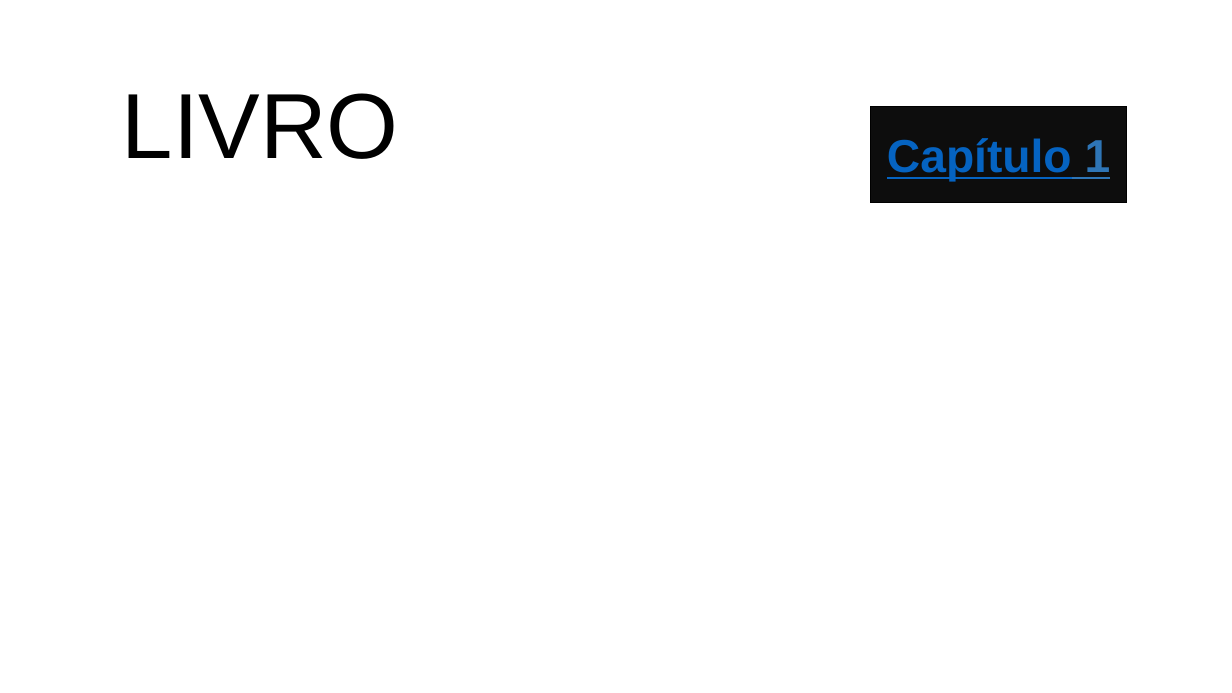
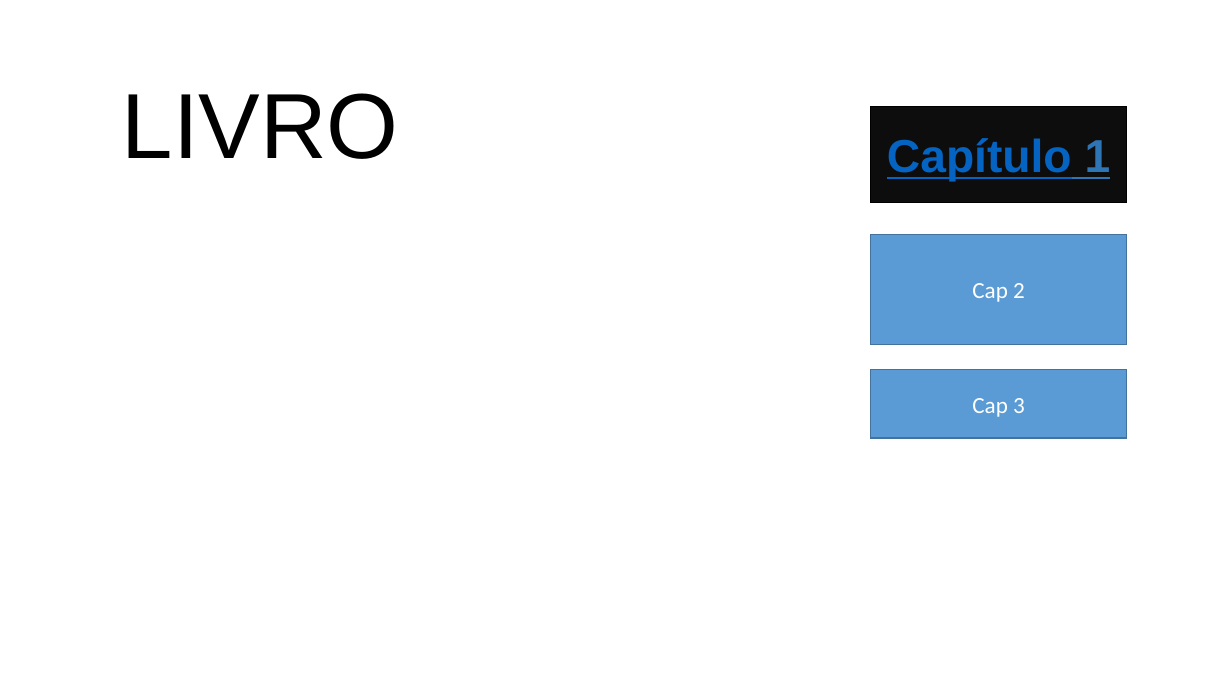
Before and after one commit to luanacae22/Livro-Novo, a slide deck: slide 1 of Livro.pptx. Drawn at 1232x693 pixels with LibreOffice and Linux fonts; fonts in the diff are those of the drawing. Boxes give left, top, right and bottom in pixels: in the first picture for what was removed or moved away, otherwise in the second. Text is boxed around its words. In the diff, an @@ line names an element or a change of style, - is before the commit and + after.

```diff
--- a/Livro.pptx
+++ b/Livro.pptx
@@ rectangle added at (x1=871, y1=234, x2=1127, y2=344), fill #5B9BD5, outline #43739E 1 pt, 18 pt, text #FFFFFF @@
+Cap 2
@@ rectangle added at (x1=871, y1=370, x2=1127, y2=438), fill #5B9BD5, outline #43739E 1 pt, 18 pt, text #FFFFFF @@
+Cap 3
```
Also in this commit, not shown: 2 other files.
